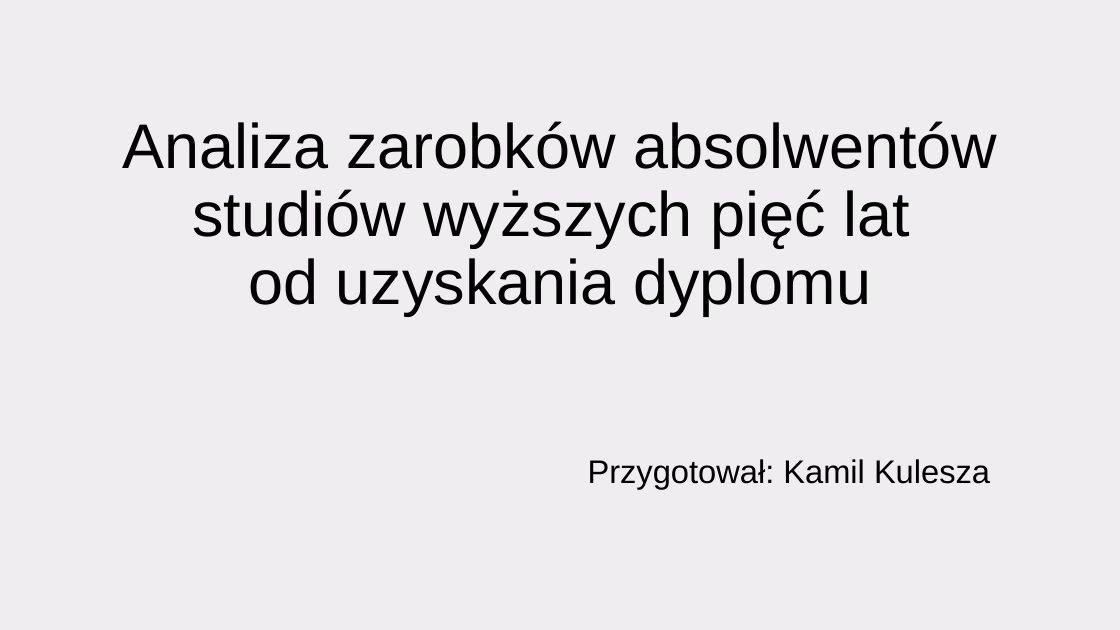
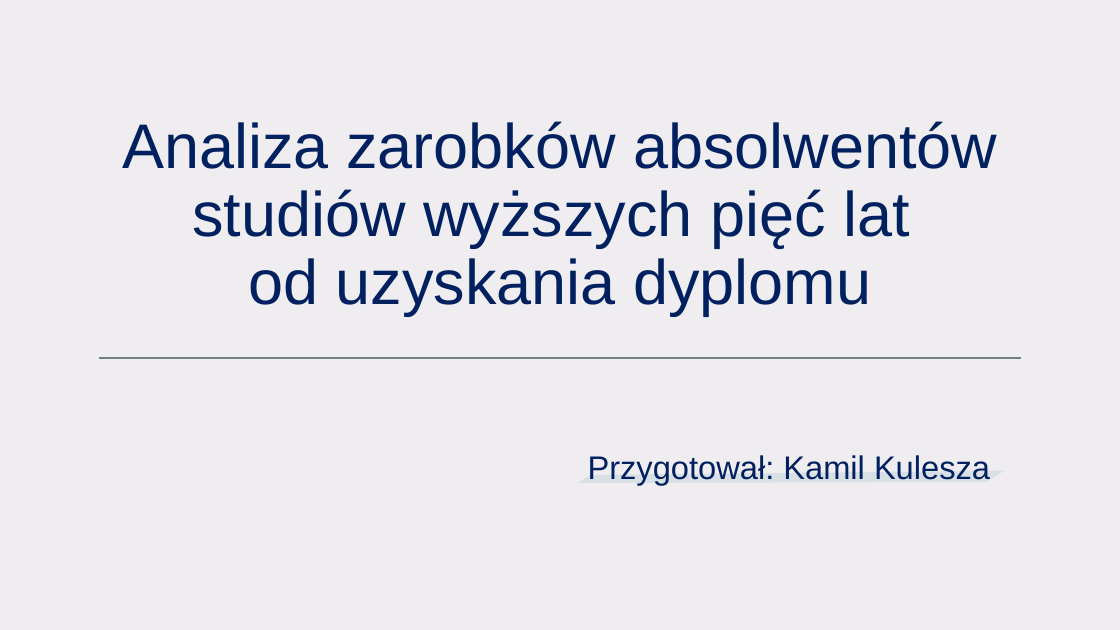
Before and after one commit to CptQuak/CasestudyGraduateEarnings, a slide deck: slide 1 of casestudy.pptx. Drawn at 1120x630 pixels with LibreOffice and Linux fonts; fonts in the diff are those of the drawing. Boxes give left, top, right and bottom in pixels: in the first picture for what was removed or moved away, otherwise in the second. Text is boxed around its words. In the diff, an @@ line names an element or a change of style, - is before the commit and + after.

```diff
--- a/casestudy.pptx
+++ b/casestudy.pptx
@@ title "Analiza zarobków absolwentów studiów wyższych ..." at (122, 121, 997, 316): text colour #000000 to #002060 @@
@@ subtitle "Przygotował: Kamil Kulesza" at (588, 455, 990, 485): text colour #000000 to #002060 @@
@@ line added from (99, 358) to (1021, 358), #6F8183 1.75 pt @@
@@ freeform shape added at (578, 471, 1005, 483), fill #C3D5DF at 50% opacity @@
```
Also in this commit, not shown: 8 other slides changed, 3 slides added, 2 slides removed, 8 other files.
